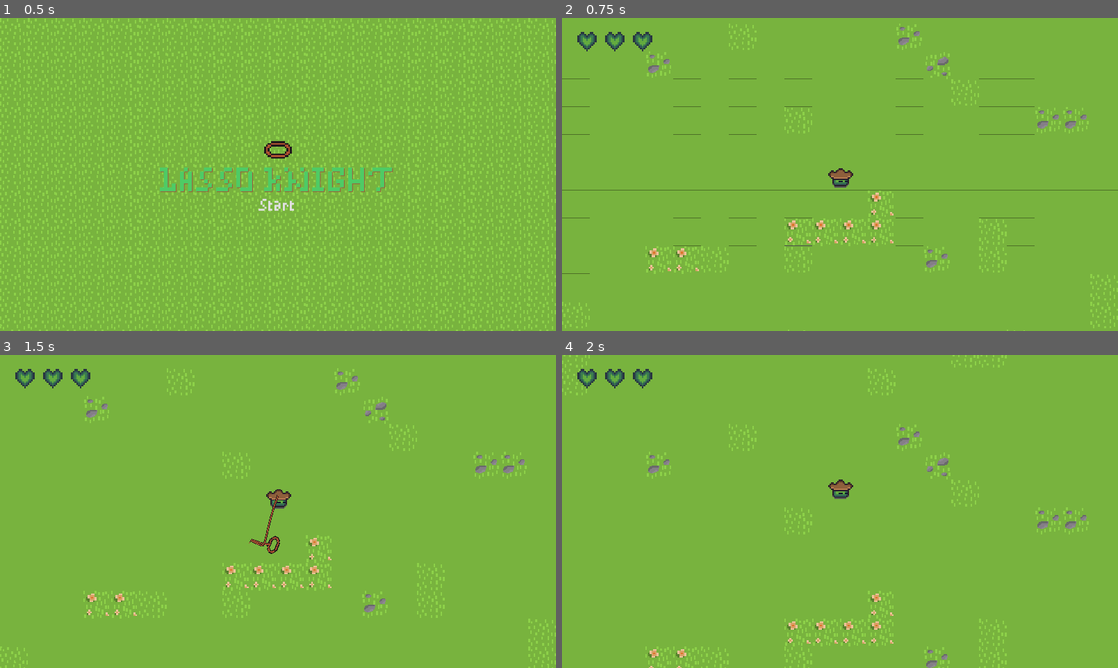
Above: before the commit, frames 1-4 (two rows, left to right).
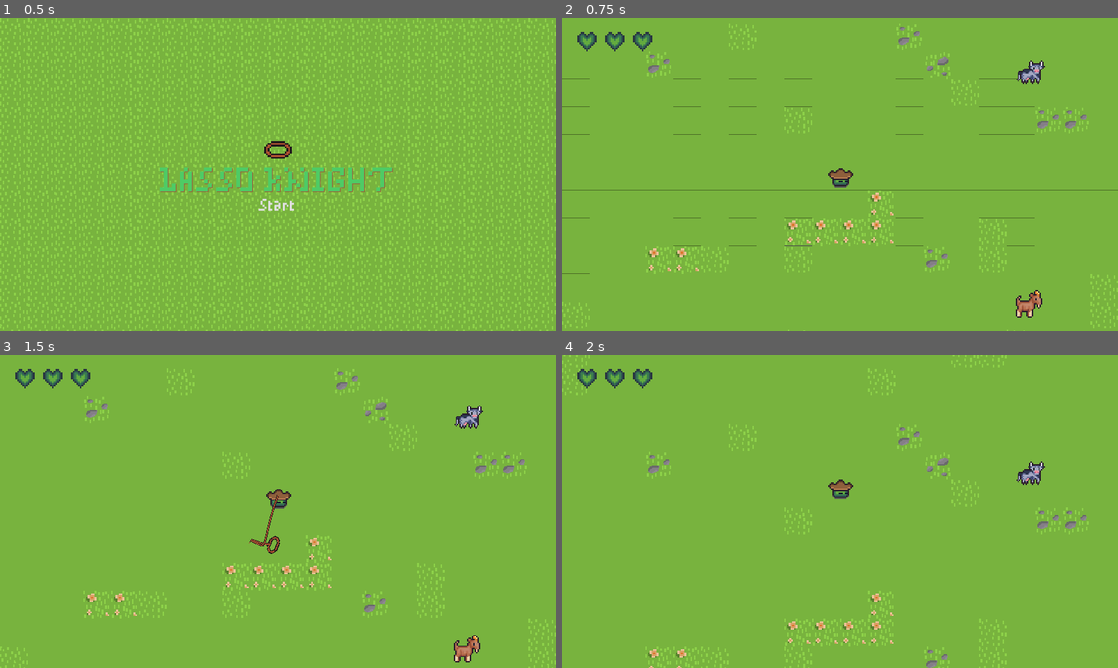
Above: after the commit, the same moments.

Repository: 2weeking/Lasso-Knight
Game: Godot game, scene res://levels/MainMenu.tscn
Same seed, same stepped clock (60 frames per second), same inputs: the game is played once before the commit and once after it.
Inputs (mouse positions are in pixels of both pictures, inside the frame that each line leads up to):
- Up to frame 1 (0.5 s): no input
- Up to frame 2 (0.75 s): click "Start" at 0.5 s
- Up to frame 3 (1.5 s): tap Enter at 1.25 s; move the mouse to (250, 574) at 1.27 s; hold W (up) from 1.28 s (still down); click (250, 574) at 1.35 s
- Up to frame 4 (2 s): keep holding W (up)

Frame 1 is identical in both runs. In frame 2, 0.5% of the frame differs, in the area x 81-87%, y 13-96%; in frame 3, 0.5%; in frame 4, 0.2%.

Commit message:
Added a cow charger

Diff:
--- /dev/null
+++ b/entities/charger/Charger.gd
@@ -0,0 +1,68 @@
+extends KinematicBody2D
+export var walk_speed := 50
+export var run_speed := 300
+export var damage := 1
+export var knockback_strength := 800
+export var capture_time = 7
+
+onready var player = get_parent().get_node("Knight")
+onready var sprite = $AnimatedSprite
+onready var timer = $Timer
+
+var predict_length=walk_speed/10
+var player_predicted_position
+var alarmed = false
+var current_speed = 50
+var make_charge = true
+
+var velocity := Vector2.ZERO
+var desired_velocity := Vector2.ZERO
+var direction := Vector2.ZERO
+var steering_force := 20
+var steering := Vector2.ZERO
+var counter_direction = Vector2.ZERO
+
+func _physics_process(delta):
+	if is_instance_valid(player):
+		if is_in_group("capturing"):
+			desired_velocity = counter_direction * walk_speed
+			velocity = (desired_velocity - player.desired_velocity)
+		elif alarmed:
+			if timer.is_stopped():
+				current_speed = walk_speed
+				timer.start(7)
+
+			if(current_speed==walk_speed):
+				predict_length = global_position.distance_to(player.global_position)/10
+				player_predicted_position = player.position + player.velocity*delta*predict_length
+				desired_velocity = (player_predicted_position - position).normalized()*walk_speed
+				var steering = (desired_velocity - velocity).normalized()*steering_force
+				desired_velocity += steering
+			if(current_speed==run_speed):
+				desired_velocity = direction*run_speed
+
+	velocity = desired_velocity
+
+	if velocity.x < -walk_speed/2:
+		sprite.flip_h = true
+	elif velocity.x > walk_speed/2:
+		sprite.flip_h = false
+
+	velocity = move_and_slide(velocity)
+
+func _on_Timer_timeout():
+	if(make_charge):
+		set_modulate(Color.red)
+		current_speed = run_speed
+		make_charge = false
+		timer.start(1)
+		direction = velocity.normalized()
+	else:
+		set_modulate(Color.white)
+		make_charge = true
+
+func _on_Hitbox_area_entered(area):
+	if area.name == "LassoHurtbox":
+		counter_direction = (player.position - position).normalized() * -1
+	elif area.name == "SenseRange":
+		alarmed = true
--- /dev/null
+++ b/entities/charger/Charger.tscn
@@ -0,0 +1,75 @@
+[gd_scene load_steps=10 format=2]
+
+[ext_resource path="res://assets/LassoKnightSprites/COWS.png" type="Texture" id=1]
+[ext_resource path="res://entities/charger/Charger.gd" type="Script" id=2]
+
+[sub_resource type="AtlasTexture" id=8]
+atlas = ExtResource( 1 )
+region = Rect2( 0, 0, 32, 32 )
+
+[sub_resource type="AtlasTexture" id=9]
+atlas = ExtResource( 1 )
+region = Rect2( 0, 0, 32, 32 )
+
+[sub_resource type="AtlasTexture" id=10]
+atlas = ExtResource( 1 )
+region = Rect2( 32, 0, 32, 32 )
+
+[sub_resource type="SpriteFrames" id=4]
+animations = [ {
+"frames": [ SubResource( 8 ) ],
+"loop": true,
+"name": "idle",
+"speed": 5.0
+}, {
+"frames": [ SubResource( 9 ), SubResource( 10 ) ],
+"loop": true,
+"name": "walk",
+"speed": 3.0
+} ]
+
+[sub_resource type="RectangleShape2D" id=5]
+extents = Vector2( 16, 16 )
+
+[sub_resource type="RectangleShape2D" id=6]
+extents = Vector2( 16, 16 )
+
+[sub_resource type="RectangleShape2D" id=7]
+extents = Vector2( 19, 19 )
+
+[node name="Charger" type="KinematicBody2D" groups=["enemy"]]
+collision_layer = 4
+script = ExtResource( 2 )
+
+[node name="AnimatedSprite" type="AnimatedSprite" parent="."]
+scale = Vector2( 1.5, 1.5 )
+frames = SubResource( 4 )
+animation = "walk"
+playing = true
+
+[node name="CollisionShape2D" type="CollisionShape2D" parent="."]
+shape = SubResource( 5 )
+
+[node name="Hitbox" type="Area2D" parent="."]
+collision_layer = 4
+collision_mask = 2
+
+[node name="CollisionShape2D" type="CollisionShape2D" parent="Hitbox"]
+shape = SubResource( 6 )
+
+[node name="Hurtbox" type="Area2D" parent="."]
+collision_layer = 0
+collision_mask = 2
+monitoring = false
+monitorable = false
+
+[node name="CollisionShape2D" type="CollisionShape2D" parent="Hurtbox"]
+self_modulate = Color( 0.968627, 0, 1, 1 )
+shape = SubResource( 7 )
+
+[node name="Timer" type="Timer" parent="."]
+process_mode = 0
+one_shot = true
+
+[connection signal="area_entered" from="Hitbox" to="." method="_on_Hitbox_area_entered"]
+[connection signal="timeout" from="Timer" to="." method="_on_Timer_timeout"]
--- a/levels/Level1.tscn
+++ b/levels/Level1.tscn
@@ -1,8 +1,9 @@
-[gd_scene load_steps=5 format=2]
+[gd_scene load_steps=6 format=2]
 
 [ext_resource path="res://assets/Actual Tileset Lv1/TilemappingWIPgrass-Sheet.png" type="Texture" id=1]
 [ext_resource path="res://entities/knight/Knight.tscn" type="PackedScene" id=2]
 [ext_resource path="res://entities/enemy/Enemy.tscn" type="PackedScene" id=3]
+[ext_resource path="res://entities/charger/Charger.tscn" type="PackedScene" id=4]
 
 [sub_resource type="TileSet" id=1]
 0/name = "TilemappingWIPgrass-Sheet.png 0"
@@ -39,4 +40,7 @@
 position = Vector2( 640, 366 )
 
 [node name="Enemy" parent="." instance=ExtResource( 3 )]
-position = Vector2( 1041, 456 )
+position = Vector2( 856, 514 )
+
+[node name="Charger" parent="." instance=ExtResource( 4 )]
+position = Vector2( 858, 247 )
